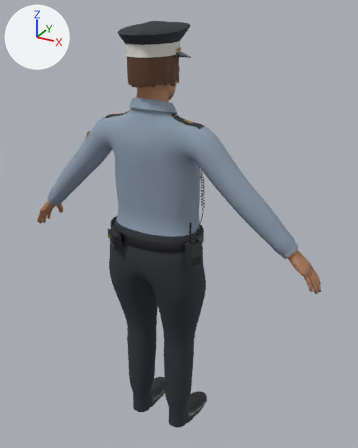
A saved change to the glTF model game/assets/characters/char_security_officer_i/char_security_officer_i.glb.
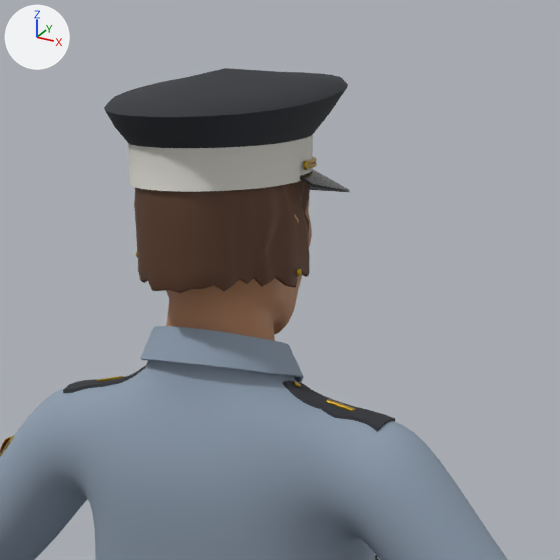
Old and new are each drawn whole from a 50 mm camera at (0.967, -1.578, 1.842) aimed at (0.045, 0.1, 1.004) and again close up on the part from 24% to 71% of the width and 0% to 37% of the height. The axes (+X, +Y, +Z) are drawn at upper left. The lights are the same throughout. The last two pictures show the newer version.

The older version as bpy lines, for what is in view:
```python
ob_hair = bpy.data.objects.new('Hair', me_hair)
ob_hair.location = (0.0, 0.0, 0.0)
ob_headwear = bpy.data.objects.new('Headwear', me_headwear)
ob_headwear.location = (0.0, 0.0, 0.0)
ob_outfit = bpy.data.objects.new('Outfit', me_outfit)
ob_outfit.location = (0.0, 0.0, 0.0)
# also in view: 'Body' at (0.0, 0.001, 0.882)
```
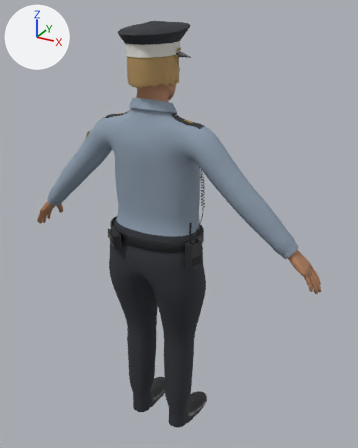
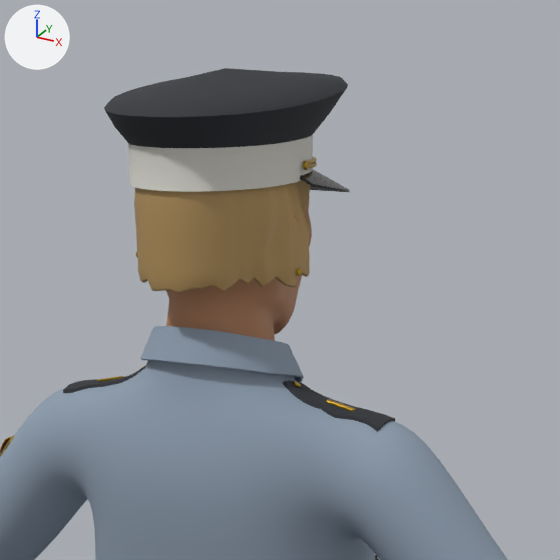
Changed parts and their boxes [x1, y1, x2, y2] in the close-ups (560 x 560 px):
'Hair', recoloured (brown to orange): [134, 181, 310, 293] in both

Edits to the bpy script that builds the scene:
```text
Add mat_m_char_hair_blond:
    mat_m_char_hair_blond = principled_material('M_char_hair_blond')
    mat_m_char_hair_blond.base_color = (0.451, 0.287, 0.107)  # orange #b3925c
    mat_m_char_hair_blond.roughness = 0.6
Change me_hair:
    where me_hair.from_pydata(...)  # 1081 vertices, 2088 faces; spans x -0.098..0.098, y -0.119..0.09, z 1.585..1.773
    remove me_hair.materials.append(mat_m_char_hair_brown)  # brown #5b3b26
    add me_hair.materials.append(mat_m_char_hair_blond)  # orange #b3925c
```
